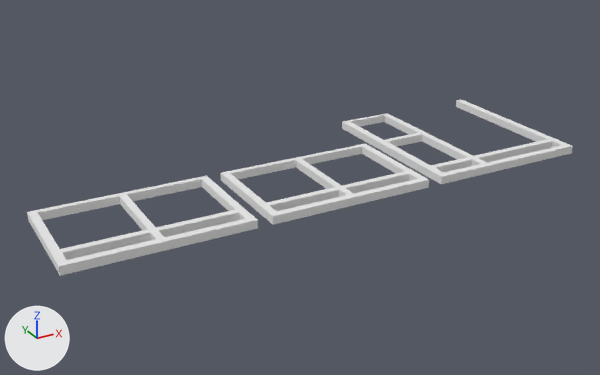
A saved change to the OBJ model models/adream/window_h20_2.obj.
Before and after are seen from a camera (50 mm lens) standing at (-1.46, -10.47, 4.39) and looking at (3.58, -1.31, -0.19). Arrows for +X, +Y and +Z are at lower left; the lights stay in place. Where no turn or scale is listed for an object, it has been applied to the vertices.

The scene before the commit, as lines of its bpy script (objects in view):
```python
mat_m_glass_frame_black_glossy = principled_material('M_glass_frame_black_glossy')
mat_m_glass_frame_black_glossy.base_color = (0.8, 0.8, 0.8)  # white #e7e7e7
mat_m_glass_frame_black_glossy.roughness = 1.0
me_window_h20_4_cube_063 = bpy.data.meshes.new('window_h20_4_Cube.063')
me_window_h20_4_cube_063.from_pydata(...)  # 72 vertices, 78 faces; spans x 2.55..4.84, y -2.51..-0.99, z 0.01..0.12
me_window_h20_4_cube_063.materials.append(mat_m_glass_frame_black_glossy)  # white #e7e7e7
me_window_h20_5_cube_039 = bpy.data.meshes.new('window_h20_5_Cube.039')
me_window_h20_5_cube_039.from_pydata(...)  # 72 vertices, 78 faces; spans x 0.03..2.35, y -2.51..-0.99, z 0.01..0.12
me_window_h20_5_cube_039.materials.append(mat_m_glass_frame_black_glossy)  # white #e7e7e7
me_window_h20_6_cube_113 = bpy.data.meshes.new('window_h20_6_Cube.113')
me_window_h20_6_cube_113.from_pydata(...)  # 96 vertices, 102 faces; spans x 5.05..7.4, y -2.51..0.0, z 0.01..0.12
me_window_h20_6_cube_113.materials.append(mat_m_glass_frame_black_glossy)  # white #e7e7e7
ob_window_h20_4_cube_063 = bpy.data.objects.new('window_h20_4_Cube.063', me_window_h20_4_cube_063)
ob_window_h20_4_cube_063.location = (0.0, 0.0, 0.0)
ob_window_h20_5_cube_039 = bpy.data.objects.new('window_h20_5_Cube.039', me_window_h20_5_cube_039)
ob_window_h20_5_cube_039.location = (0.0, 0.0, 0.0)
ob_window_h20_6_cube_113 = bpy.data.objects.new('window_h20_6_Cube.113', me_window_h20_6_cube_113)
ob_window_h20_6_cube_113.location = (0.0, 0.0, 0.0)
```
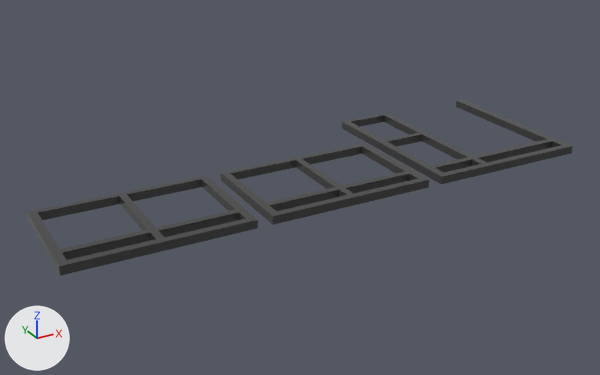
Changed parts and their boxes [x1, y1, x2, y2] in the pictures (600 x 375 px):
'window_h20_5_Cube.039', recoloured
    both: [27, 176, 258, 276]
'window_h20_4_Cube.063', recoloured
    both: [221, 144, 429, 225]
'window_h20_6_Cube.113', recoloured
    both: [342, 100, 573, 184]

What changed in the scene script:
```text
Change mat_m_glass_frame_black_glossy:
    mat_m_glass_frame_black_glossy.base_color: (0.8, 0.8, 0.8) -> (0.049, 0.049, 0.049)  # white #e7e7e7 -> black #3f3f3f
```
